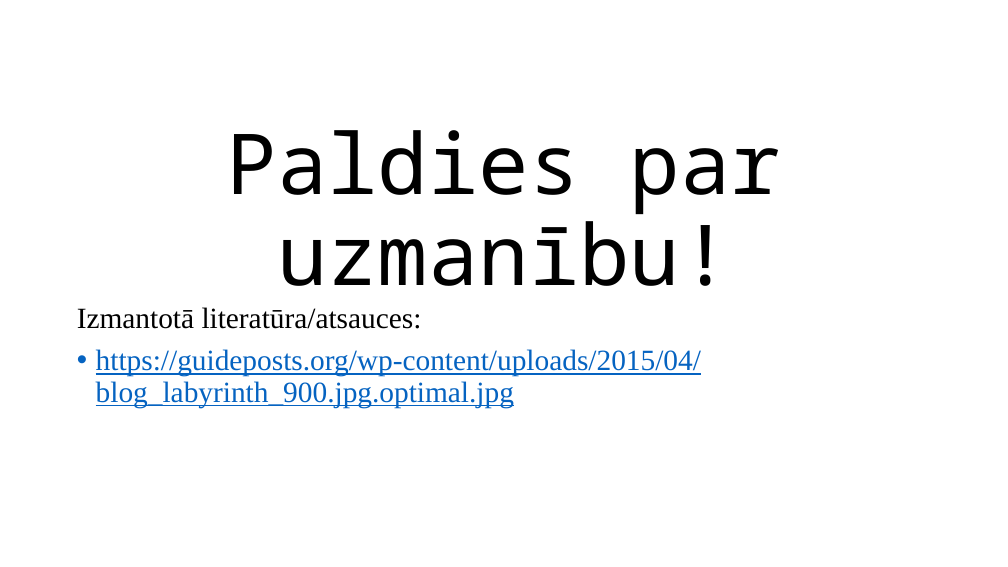
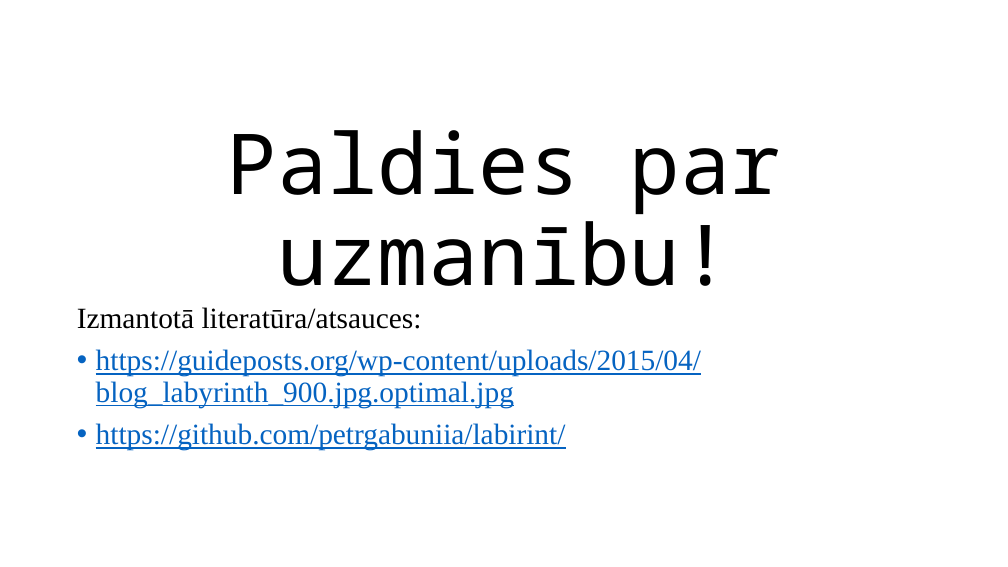
Before and after one commit to petrgabuniia/labirint, a slide deck: slide 7 of POGramētāji.pptx. Drawn at 1008x567 pixels with LibreOffice and Linux fonts; fonts in the diff are those of the drawing; background and template pictures are left out. Boxes give left, top, right and bottom in pixels: in the first picture for what was removed or moved away, otherwise in the second. Text is boxed around its words. In the diff, an @@ line names an element or a change of style, - is before the commit and + after.

```diff
--- a/POGramētāji.pptx
+++ b/POGramētāji.pptx
@@ text at (96, 423, 566, 450): paragraph added @@
+• https://github.com/petrgabuniia/labirint/
```
Also in this commit, not shown: 1 slide added, 1 slide removed.
